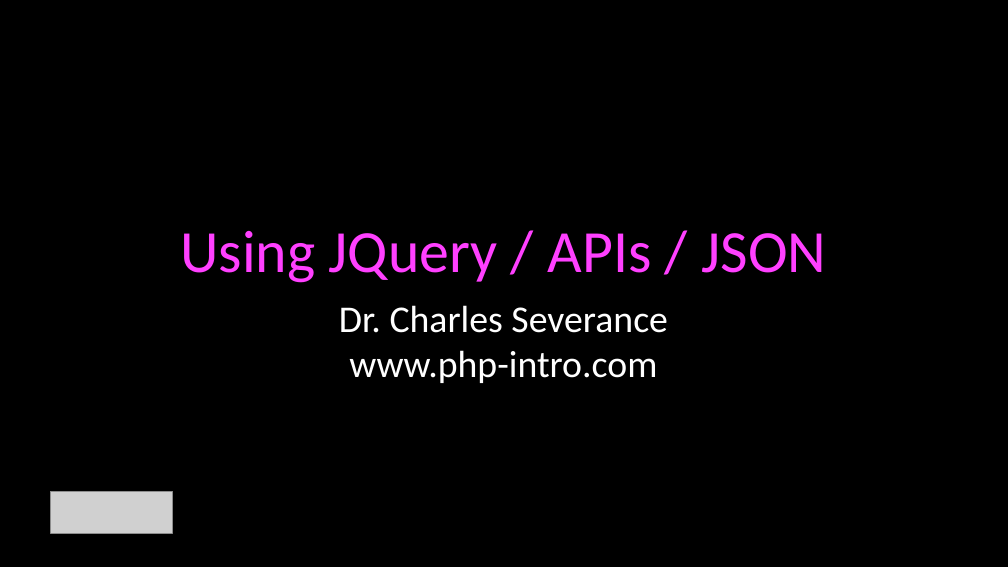
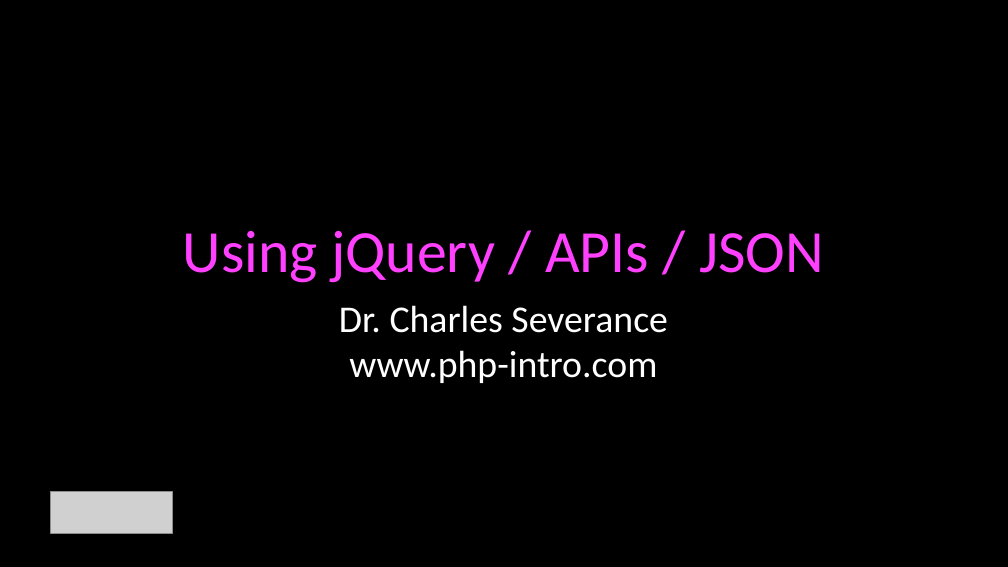
Before and after one commit to csev/wa4e, a slide deck: slide 1 of lectures/PHP-14-JQuery-JSON.ppt. Drawn at 1008x567 pixels with LibreOffice and Linux fonts; fonts in the diff are those of the drawing; grey boxes stand for pictures. Boxes give left, top, right and bottom in pixels: in the first picture for what was removed or moved away, otherwise in the second. Text is boxed around its words. In the diff, an @@ line names an element or a change of style, - is before the commit and + after.

```diff
--- a/lectures/PHP-14-JQuery-JSON.ppt
+++ b/lectures/PHP-14-JQuery-JSON.ppt
@@ title at bbox=[183, 231, 824, 283]: text changed @@
-Using JQuery / APIs / JSON
+Using jQuery / APIs / JSON
```
Also in this commit, not shown: 8 other slides changed, 2 slides added, 10 other files.
